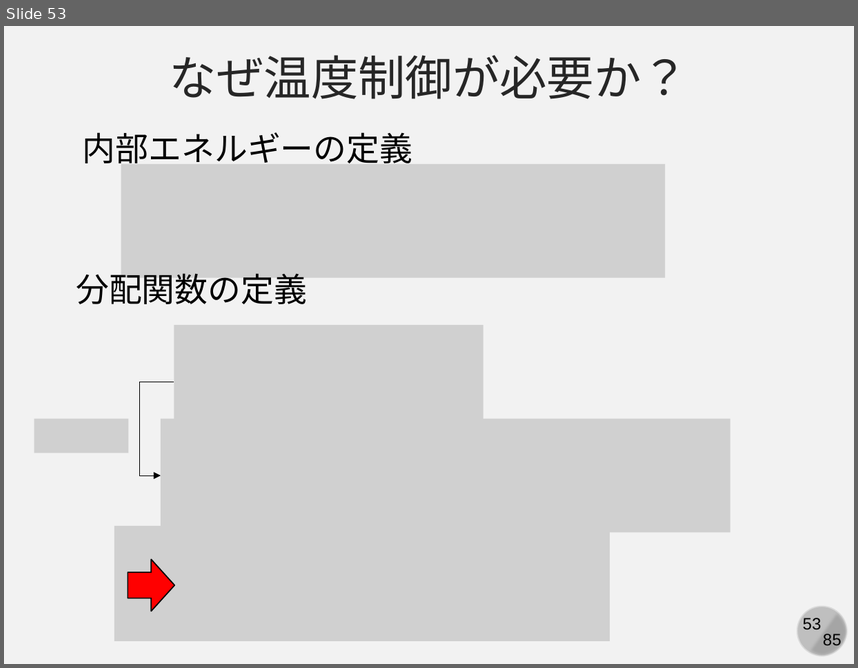
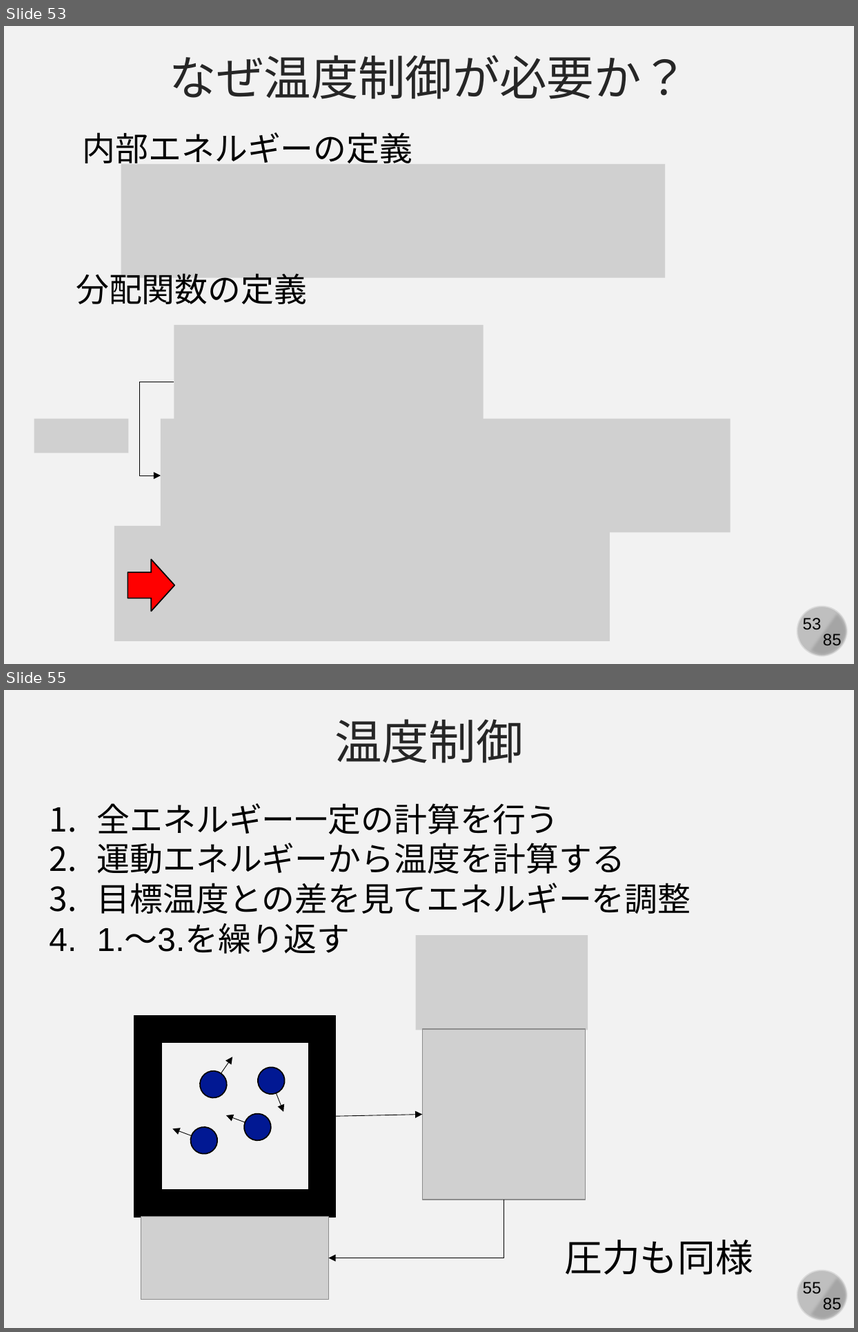
Before and after one commit to kaityo256/simulation_engineering, a slide deck: 06_md_observable/simulation06.pptx. Shown one above the other, each under a label of ours: slide 53 before the commit, slides 53 and 55 after it; the slides between them are not shown. The pictures are 858x668 and 858x1332 pixels, drawn with LibreOffice and Linux fonts; fonts in the diff are those of the drawing; grey boxes stand for pictures. Boxes give left, top, right and bottom in pixels: in the first picture for what was removed or moved away, otherwise in the second. Text is boxed around its words. In the diff, an @@ line names an element or a change of style, - is before the commit and + after.

```diff
--- a/06_md_observable/simulation06.pptx
+++ b/06_md_observable/simulation06.pptx
@@ slide 55 added at <box>4,690,854,1328</box>, background #F2F2F2; not listed: 4 template elements that a slide beside it also shows @@
@@ text added at <box>335,719,524,763</box>, 40 pt, text #262626 @@
+温度制御
@@ text added at <box>97,803,691,954</box>, 28 pt, text #000000 @@
+1. 全エネルギー一定の計算を行う
+2. 運動エネルギーから温度を計算する
+3. 目標温度との差を見てエネルギーを調整
+4. 1.～3.を繰り返す
@@ picture added at <box>415,935,588,1029</box> @@
@@ picture added at <box>422,1029,586,1199</box> @@
@@ group added at <box>134,1015,335,1216</box>: 5 rectangles, 4 ellipses, 4 arrows @@
@@ arrow added from (335, 1116) to (422, 1114), #000000 0.5 pt @@
@@ elbow arrow added from (504, 1199) to (329, 1258), #000000 0.5 pt @@
@@ picture added at <box>141,1216,328,1299</box> @@
@@ text added at <box>564,1239,753,1274</box>, 32 pt, text #000000 @@
+圧力も同様
```
Also in this commit, not shown: 1 slide changed.
